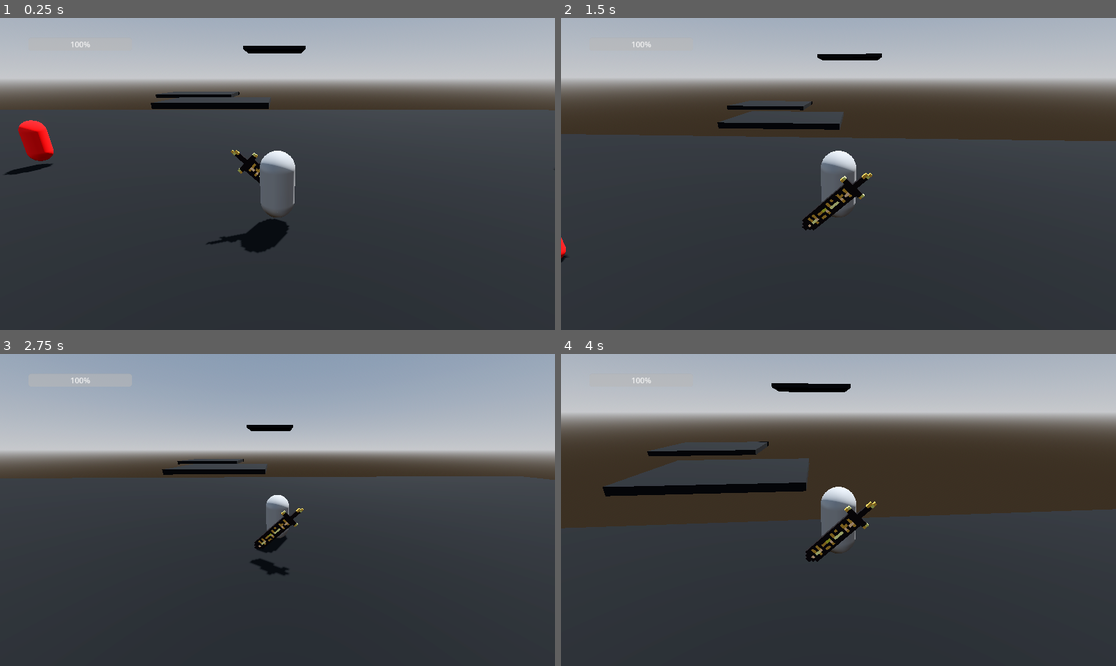
Above: before the commit, frames 1-4 (two rows, left to right).
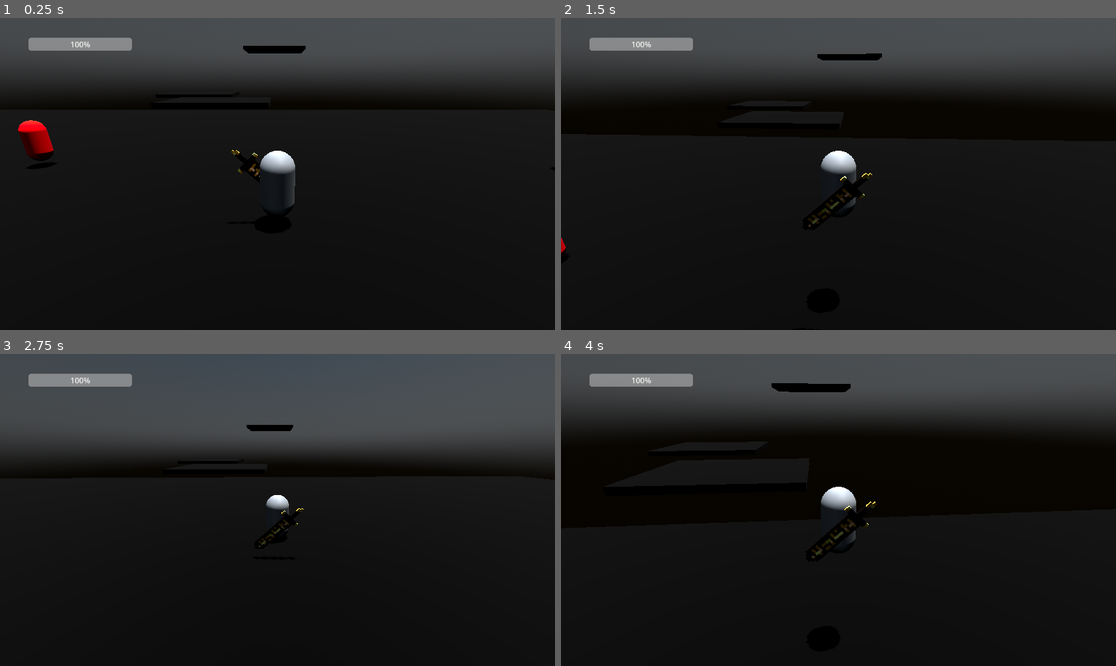
Above: after the commit, the same moments.

Repository: ChristopherBotha/CanonSavio
Game: Godot game, scene res://levels/World.tscn
Same seed, same stepped clock (60 frames per second), same inputs: the game is played once before the commit and once after it.
Inputs (mouse positions are in pixels of both pictures, inside the frame that each line leads up to):
- Up to frame 1 (0.25 s): no input
- Up to frame 2 (1.5 s): move the mouse to (866, 174) at 0.52 s; press the mouse at (866, 174) at 0.53 s; hold W (up) from 0.53 s (still down); tap Space (jump) at 0.77 s; move the mouse to (810, 174) at 1.27 s; release the mouse at (810, 174) at 1.28 s; right-click (810, 174) at 1.35 s
- Up to frame 3 (2.75 s): keep holding W (up); tap Space (jump) at 1.52 s; move the mouse to (288, 503) at 2.02 s; hold Shift (sprint) from 2.03 s (still down)
- Up to frame 4 (4 s): keep holding W (up); move the mouse to (832, 516) at 2.77 s; release Shift (sprint) at 2.78 s; click (832, 516) at 2.85 s; tap Space (jump) at 3.02, 3.77 s; move the mouse to (877, 513) at 3.52 s; right-click (877, 513) at 3.6 s

The runs differ from the first frame. In frame 1, 98% of the frame differs, in the area x 0-100%, y 0-100%; in frame 2, 98%; in frame 3, 99%; in frame 4, 97%.

Commit message:
another commit yay

Diff:
--- a/levels/Tutorial.tscn
+++ b/levels/Tutorial.tscn
@@ -7,18 +7,16 @@
 [ext_resource type="Script" path="res://scripts/healarea.gd" id="5_rdcnw"]
 [ext_resource type="PackedScene" uid="uid://bys8nihkk0m07" path="res://levels/skybox.tscn" id="6_om4ls"]
 
-[sub_resource type="ProceduralSkyMaterial" id="ProceduralSkyMaterial_e51e4"]
-sky_horizon_color = Color(0.64625, 0.65575, 0.67075, 1)
-ground_horizon_color = Color(0.64625, 0.65575, 0.67075, 1)
+[sub_resource type="PhysicalSkyMaterial" id="PhysicalSkyMaterial_e57ql"]
 
 [sub_resource type="Sky" id="Sky_kp03l"]
-sky_material = SubResource("ProceduralSkyMaterial_e51e4")
+sky_material = SubResource("PhysicalSkyMaterial_e57ql")
 
 [sub_resource type="Environment" id="Environment_4rb1d"]
 background_mode = 2
+background_energy_multiplier = 1.81
 sky = SubResource("Sky_kp03l")
-tonemap_mode = 2
-glow_enabled = true
+tonemap_mode = 3
 
 [sub_resource type="ShaderMaterial" id="ShaderMaterial_1512c"]
 shader = ExtResource("1_mrkt7")
@@ -102,7 +100,7 @@
 environment = SubResource("Environment_4rb1d")
 
 [node name="DirectionalLight3D" type="DirectionalLight3D" parent="."]
-transform = Transform3D(-0.866023, -0.433016, 0.250001, 0, 0.499998, 0.866027, -0.500003, 0.749999, -0.43301, 0, 0, 0)
+transform = Transform3D(0.211325, 0.969493, 0.124195, 0, -0.127065, 0.991895, 0.977415, -0.209612, -0.0268519, 0, 0, 0)
 shadow_enabled = true
 
 [node name="CSGBox3D" type="CSGBox3D" parent="."]
--- /dev/null
+++ b/shaders/procCloudsSky.tres
@@ -0,0 +1,25 @@
+[gd_resource type="ShaderMaterial" load_steps=5 format=3 uid="uid://bhud87ug0j83v"]
+
+[ext_resource type="Shader" path="res://shaders/skyShader.gdshader" id="1_njcbk"]
+[ext_resource type="CompressedTexture3D" uid="uid://byt5ljovjnj5b" path="res://shaders/perlworlnoise.tga" id="2_lc1xl"]
+[ext_resource type="Texture2D" uid="uid://dc8ogcst66ege" path="res://shaders/weather.bmp" id="3_8a4jx"]
+[ext_resource type="CompressedTexture3D" uid="uid://bs48nhf5w0oj7" path="res://shaders/worlnoise.bmp" id="4_asl8h"]
+
+[resource]
+shader = ExtResource("1_njcbk")
+shader_parameter/_density = 0.05
+shader_parameter/_time_offset = 0.0
+shader_parameter/_time_scale = 1.0
+shader_parameter/cloud_coverage = 0.25
+shader_parameter/exposure = 0.1
+shader_parameter/ground_color = Color(1, 1, 1, 1)
+shader_parameter/mie = 0.005
+shader_parameter/mie_color = Color(0.63, 0.77, 0.92, 1)
+shader_parameter/mie_eccentricity = 0.8
+shader_parameter/perlworlnoise = ExtResource("2_lc1xl")
+shader_parameter/rayleigh = 2.0
+shader_parameter/rayleigh_color = Color(0.26, 0.41, 0.58, 1)
+shader_parameter/sun_disk_scale = 1.0
+shader_parameter/turbidity = 10.0
+shader_parameter/weathermap = ExtResource("3_8a4jx")
+shader_parameter/worlnoise = ExtResource("4_asl8h")
--- /dev/null
+++ b/shaders/skyShader.gdshader
@@ -0,0 +1,264 @@
+// Cloud Raymarching based on: A. Schneider. “The Real-Time Volumetric Cloudscapes Of Horizon: Zero Dawn”. ACM SIGGRAPH. Los Angeles, CA: ACM SIGGRAPH, 2015. Web. 26 Aug. 2015.
+
+shader_type sky;
+render_mode use_half_res_pass, use_quarter_res_pass;
+
+uniform sampler3D worlnoise : filter_linear_mipmap, repeat_enable;
+uniform sampler3D perlworlnoise : filter_linear_mipmap, repeat_enable;
+uniform sampler2D weathermap : filter_linear_mipmap, repeat_enable;
+
+uniform float _density : hint_range(0.01, 0.2) = 0.05;
+uniform float cloud_coverage :hint_range(0.1, 1.0) = 0.25;
+uniform float _time_scale :hint_range(0.0, 20.0) = 1.0;
+uniform float _time_offset : hint_range(0.0, 1000.0, 0.5) = 0.0;
+
+// Approximately earth sizes
+const float g_radius = 6000000.0; //ground radius
+const float sky_b_radius = 6001500.0;//bottom of cloud layer
+const float sky_t_radius = 6004000.0;//top of cloud layer
+
+uniform float rayleigh : hint_range(0, 64) = 2.0;
+uniform vec4 rayleigh_color : source_color = vec4(0.26, 0.41, 0.58, 1.0);
+uniform float mie : hint_range(0, 1) = 0.005;
+uniform float mie_eccentricity : hint_range(-1, 1) = 0.8;
+uniform vec4 mie_color : source_color = vec4(0.63, 0.77, 0.92, 1.0);
+
+uniform float turbidity : hint_range(0, 1000) = 10.0;
+uniform float sun_disk_scale : hint_range(0, 360) = 1.0;
+uniform vec4 ground_color : source_color = vec4(1.0);
+uniform float exposure : hint_range(0, 128) = 0.1;
+
+const vec3 UP = vec3( 0.0, 1.0, 0.0 );
+
+// Sun constants
+const float SOL_SIZE = 0.00872663806;
+const float SUN_ENERGY = 1000.0;
+
+// optical length at zenith for molecules
+const float rayleigh_zenith_size = 8.4e3;
+const float mie_zenith_size = 1.25e3;
+
+// From: https://www.shadertoy.com/view/4sfGzS credit to iq
+float hash(vec3 p) {
+	p  = fract( p * 0.3183099 + 0.1 );
+	p *= 17.0;
+	return fract(p.x * p.y * p.z * (p.x + p.y + p.z));
+}
+
+// Utility function that maps a value from one range to another.
+float remap(float originalValue,  float originalMin,  float originalMax,  float newMin,  float newMax) {
+	return newMin + (((originalValue - originalMin) / (originalMax - originalMin)) * (newMax - newMin));
+}
+
+// Phase function
+float henyey_greenstein(float cos_theta, float g) {
+	const float k = 0.0795774715459;
+	return k * (1.0 - g * g) / (pow(1.0 + g * g - 2.0 * g * cos_theta, 1.5));
+}
+
+// Simple Analytic sky. In a real project you should use a texture
+vec3 atmosphere(vec3 eye_dir) {
+	float zenith_angle = clamp( dot(UP, normalize(LIGHT0_DIRECTION)), -1.0, 1.0 );
+	float sun_energy = max(0.0, 1.0 - exp(-((PI * 0.5) - acos(zenith_angle)))) * SUN_ENERGY * LIGHT0_ENERGY;
+	float sun_fade = 1.0 - clamp(1.0 - exp(LIGHT0_DIRECTION.y), 0.0, 1.0);
+
+	// Rayleigh coefficients.
+	float rayleigh_coefficient = rayleigh - ( 1.0 * ( 1.0 - sun_fade ) );
+	vec3 rayleigh_beta = rayleigh_coefficient * rayleigh_color.rgb * 0.0001;
+	// mie coefficients from Preetham
+	vec3 mie_beta = turbidity * mie * mie_color.rgb * 0.000434;
+
+	// optical length
+	float zenith = acos(max(0.0, dot(UP, eye_dir)));
+	float optical_mass = 1.0 / (cos(zenith) + 0.15 * pow(93.885 - degrees(zenith), -1.253));
+	float rayleigh_scatter = rayleigh_zenith_size * optical_mass;
+	float mie_scatter = mie_zenith_size * optical_mass;
+
+	// light extinction based on thickness of atmosphere
+	vec3 extinction = exp(-(rayleigh_beta * rayleigh_scatter + mie_beta * mie_scatter));
+
+	// in scattering
+	float cos_theta = dot(eye_dir, normalize(LIGHT0_DIRECTION));
+
+	float rayleigh_phase = (3.0 / (16.0 * PI)) * (1.0 + pow(cos_theta * 0.5 + 0.5, 2.0));
+	vec3 betaRTheta = rayleigh_beta * rayleigh_phase;
+
+	float mie_phase = henyey_greenstein(cos_theta, mie_eccentricity);
+	vec3 betaMTheta = mie_beta * mie_phase;
+
+	vec3 Lin = pow(sun_energy * ((betaRTheta + betaMTheta) / (rayleigh_beta + mie_beta)) * (1.0 - extinction), vec3(1.5));
+	// Hack from https://github.com/mrdoob/three.js/blob/master/examples/jsm/objects/Sky.js
+	Lin *= mix(vec3(1.0), pow(sun_energy * ((betaRTheta + betaMTheta) / (rayleigh_beta + mie_beta)) * extinction, vec3(0.5)), clamp(pow(1.0 - zenith_angle, 5.0), 0.0, 1.0));
+
+	// Hack in the ground color
+	Lin  *= mix(ground_color.rgb, vec3(1.0), smoothstep(-0.1, 0.1, dot(UP, eye_dir)));
+
+	// Solar disk and out-scattering
+	float sunAngularDiameterCos = cos(SOL_SIZE * sun_disk_scale);
+	float sunAngularDiameterCos2 = cos(SOL_SIZE * sun_disk_scale*0.5);
+	float sundisk = smoothstep(sunAngularDiameterCos, sunAngularDiameterCos2, cos_theta);
+	vec3 L0 = (sun_energy * 1900.0 * extinction) * sundisk * LIGHT0_COLOR;
+	// Note: Add nightime here: L0 += night_sky * extinction
+
+	vec3 color = (Lin + L0) * 0.04;
+	color = pow(color, vec3(1.0 / (1.2 + (1.2 * sun_fade))));
+	color *= exposure;
+	return color;
+}
+
+float GetHeightFractionForPoint(float inPosition) {
+	float height_fraction = (inPosition -  sky_b_radius) / (sky_t_radius - sky_b_radius);
+	return clamp(height_fraction, 0.0, 1.0);
+}
+
+vec4 mixGradients(float cloudType){
+	const vec4 STRATUS_GRADIENT = vec4(0.02f, 0.05f, 0.09f, 0.11f);
+	const vec4 STRATOCUMULUS_GRADIENT = vec4(0.02f, 0.2f, 0.48f, 0.625f);
+	const vec4 CUMULUS_GRADIENT = vec4(0.01f, 0.0625f, 0.78f, 1.0f);
+	float stratus = 1.0f - clamp(cloudType * 2.0f, 0.0, 1.0);
+	float stratocumulus = 1.0f - abs(cloudType - 0.5f) * 2.0f;
+	float cumulus = clamp(cloudType - 0.5f, 0.0, 1.0) * 2.0f;
+	return STRATUS_GRADIENT * stratus + STRATOCUMULUS_GRADIENT * stratocumulus + CUMULUS_GRADIENT * cumulus;
+}
+
+float densityHeightGradient(float heightFrac, float cloudType) {
+	vec4 cloudGradient = mixGradients(cloudType);
+	return smoothstep(cloudGradient.x, cloudGradient.y, heightFrac) - smoothstep(cloudGradient.z, cloudGradient.w, heightFrac);
+}
+
+float intersectSphere(vec3 pos, vec3 dir,float r) {
+    float a = dot(dir, dir);
+    float b = 2.0 * dot(dir, pos);
+    float c = dot(pos, pos) - (r * r);
+	float d = sqrt((b*b) - 4.0*a*c);
+	float p = -b - d;
+	float p2 = -b + d;
+    return max(p, p2) / (2.0 * a);
+}
+
+// Returns density at a given point
+// Heavily based on method from Schneider
+float density(vec3 pip, vec3 weather, float mip) {
+	float time = mod(TIME, 100.0);
+	vec3 p = pip;
+	p.x += time * 10.0 * _time_scale + _time_offset;
+	float height_fraction = GetHeightFractionForPoint(length(p));
+	vec4 n = textureLod(perlworlnoise, p.xyz*0.00008, mip-2.0);
+	float fbm = n.g*0.625+n.b*0.25+n.a*0.125;
+	float g = densityHeightGradient(height_fraction, weather.r);
+	float base_cloud = remap(n.r, -(1.0-fbm), 1.0, 0.0, 1.0);
+	float weather_coverage = cloud_coverage*weather.b;
+	base_cloud = remap(base_cloud*g, 1.0-(weather_coverage), 1.0, 0.0, 1.0);
+	base_cloud *= weather_coverage;
+	p.xy -= time * 40.0;
+	vec3 hn = textureLod(worlnoise, p*0.001, mip).rgb;
+	float hfbm = hn.r*0.625+hn.g*0.25+hn.b*0.125;
+	hfbm = mix(hfbm, 1.0-hfbm, clamp(height_fraction*4.0, 0.0, 1.0));
+	base_cloud = remap(base_cloud, hfbm*0.4 * height_fraction, 1.0, 0.0, 1.0);
+	return pow(clamp(base_cloud, 0.0, 1.0), (1.0 - height_fraction) * 0.8 + 0.5);
+}
+
+vec4 march(vec3 pos,  vec3 end, vec3 dir, int depth) {
+	const vec3 RANDOM_VECTORS[6] = {vec3( 0.38051305f,  0.92453449f, -0.02111345f),vec3(-0.50625799f, -0.03590792f, -0.86163418f),vec3(-0.32509218f, -0.94557439f,  0.01428793f),vec3( 0.09026238f, -0.27376545f,  0.95755165f),vec3( 0.28128598f,  0.42443639f, -0.86065785f),vec3(-0.16852403f,  0.14748697f,  0.97460106f)};
+	float T = 1.0;
+	float alpha = 0.0;
+	float ss = length(dir);
+	dir = normalize(dir);
+	vec3 p = pos + hash(pos * 10.0) * ss;
+	const float t_dist = sky_t_radius-sky_b_radius;
+	float lss = (t_dist / 36.0);
+	vec3 ldir = normalize(LIGHT0_DIRECTION);
+	vec3 L = vec3(0.0);
+	int count=0;
+	float t = 1.0;
+	float costheta = dot(ldir, dir);
+	// Stack multiple phase functions to emulate some backscattering
+	float phase = max(max(henyey_greenstein(costheta, 0.6), henyey_greenstein(costheta, (0.4 - 1.4 * ldir.y))), henyey_greenstein(costheta, -0.2));
+	// Precalculate sun and ambient colors
+	// This should really come from a uniform or texture for performance reasons
+	vec3 atmosphere_sun = atmosphere(LIGHT0_DIRECTION) * LIGHT0_ENERGY * ss * 0.1;
+	vec3 atmosphere_ambient = atmosphere(normalize(vec3(1.0, 1.0, 0.0)));
+	vec3 atmosphere_ground = atmosphere(normalize(vec3(1.0, -1.0, 0.0)));
+
+	const float weather_scale = 0.00006;
+	const float time = mod(TIME, 100.0) * 0.003 * _time_scale + 0.005*_time_offset;
+	const vec2 weather_pos = vec2(time * 0.9, time);
+
+	for (int i = 0; i < depth; i++) {
+		p += dir * ss;
+		vec3 weather_sample = texture(weathermap, p.xz * weather_scale + 0.5 + weather_pos).xyz;
+		float height_fraction = GetHeightFractionForPoint(length(p));
+
+		t = density(p, weather_sample, 0.0);
+		float dt = exp(-_density*t*ss);
+		T *= dt;
+		vec3 lp = p;
+		float lt = 1.0;
+		float cd = 0.0;
+
+		if (t > 0.0) { //calculate lighting, but only when we are in the cloud
+			float lheight_fraction = 0.0;
+			for (int j = 0; j < 6; j++) {
+				lp += (ldir + RANDOM_VECTORS[j]*float(j))*lss;
+				lheight_fraction = GetHeightFractionForPoint(length(lp));
+				vec3 lweather = texture(weathermap, lp.xz * weather_scale + 0.5 + weather_pos).xyz;
+				lt = density(lp, lweather, float(j));
+				cd += lt;
+			}
+
+			// Take a single distant sample
+			lp = p + ldir * 18.0 * lss;
+			lheight_fraction = GetHeightFractionForPoint(length(lp));
+			vec3 lweather = texture(weathermap, lp.xz * weather_scale + 0.5).xyz;
+			lt = pow(density(lp, lweather, 5.0), (1.0 - lheight_fraction) * 0.8 + 0.5);
+			cd += lt;
+
+			// captures the direct lighting from the sun
+			float beers = exp(-_density * cd * lss);
+			float beers2 = exp(-_density * cd * lss * 0.25) * 0.7;
+			float beers_total = max(beers, beers2);
+
+			vec3 ambient = mix(atmosphere_ground, vec3(1.0), smoothstep(0.0, 1.0, height_fraction)) * _density * mix(atmosphere_ambient, vec3(1.0), 0.4) * (LIGHT0_DIRECTION.y);
+			alpha += (1.0 - dt) * (1.0 - alpha);
+			L += (ambient + beers_total * atmosphere_sun * phase * alpha) * T * t;
+		}
+	}
+	return clamp(vec4(L, alpha), 0.0, 1.0);
+}
+
+void sky() {
+	vec3 dir = EYEDIR;
+
+	vec4 col = vec4(0.0);
+	if (dir.y>0.0) {
+		vec3 camPos = vec3(0.0, g_radius, 0.0);
+		vec3 start = camPos + dir * intersectSphere(camPos, dir, sky_b_radius);
+		vec3 end = camPos + dir * intersectSphere(camPos, dir, sky_t_radius);
+		float shelldist = (length(end-start));
+		// Take fewer steps towards horizon
+		float steps = (mix(96.0, 54.0, clamp(dot(dir, vec3(0.0, 1.0, 0.0)), 0.0, 1.0)));
+		vec3 raystep = dir * shelldist / steps;
+		vec4 volume = march(start, end, raystep, int(steps));
+		vec3 background = atmosphere(dir);
+		// Draw cloud shape
+		col = vec4(background*(1.0-volume.a)+volume.xyz, 1.0);
+		// Blend distant clouds into the sky
+		col.xyz = mix(clamp(col.xyz, vec3(0.0), vec3(1.0)), clamp(background, vec3(0.0), vec3(1.0)), smoothstep(0.6, 1.0, 1.0-dir.y));
+	} else {
+		col = vec4(atmosphere(dir), 1.0);
+	}
+
+	// Draw to quarter res buffer for reflections
+	// Draw to half res buffer for main sky
+	if (AT_QUARTER_RES_PASS && AT_CUBEMAP_PASS) {
+		COLOR = col.xyz;
+		ALPHA = 1.0;
+	} else if (AT_HALF_RES_PASS && !AT_CUBEMAP_PASS) {
+		COLOR = col.xyz;
+		ALPHA = 1.0;
+	} else if (AT_CUBEMAP_PASS) {
+		COLOR = QUARTER_RES_COLOR.rgb;
+	} else {
+		COLOR = HALF_RES_COLOR.rgb; // Change to col.rgb for full resolution
+	}
+}
Not shown, added: shaders/perlworlnoise.tga.import
Binary file added: shaders/weather.bmp
Not shown, added: shaders/weather.bmp.import
Binary file added: shaders/worlnoise.bmp
Not shown, added: shaders/worlnoise.bmp.import
Not shown, added: shaders/perlworlnoise.tga
